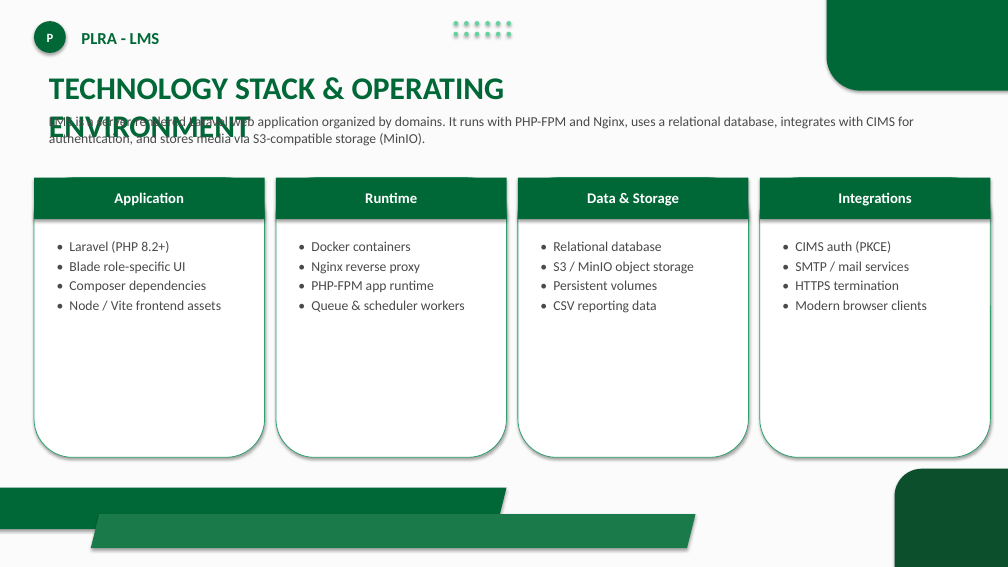
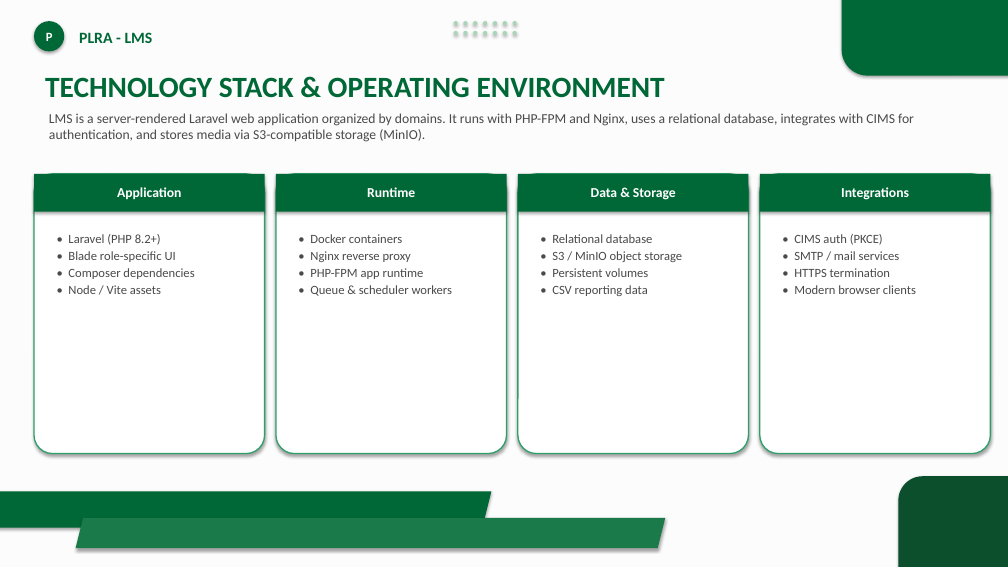
Before and after one commit to GulraizAhmed/GulraizAhmed, a slide deck: slide 17 of PLRA_LMS_Presentation.pptx. Drawn at 1008x567 pixels with LibreOffice and Linux fonts; fonts in the diff are those of the drawing. Boxes give left, top, right and bottom in pixels: in the first picture for what was removed or moved away, otherwise in the second. Text is boxed around its words. In the diff, an @@ line names an element or a change of style, - is before the commit and + after.

```diff
--- a/PLRA_LMS_Presentation.pptx
+++ b/PLRA_LMS_Presentation.pptx
@@ rectangle at <box>0,0,1008,567</box>: fill #FBFBFB to #FCFCFC @@
@@ ellipse "P" at <box>34,21,64,51</box>: less space between paragraphs @@
@@ text "PLRA - LMS" at <box>79,32,153,43</box>: size 16 to 15 pt; less space between paragraphs @@
@@ ellipse: place and size @@
-ellipse at <box>507,21,511,26</box>
+ellipse at <box>503,21,507,26</box>
@@ fill #66D2A0 to #A8D5B5 in 12 elements at <box>454,21,458,26</box>, <box>464,21,468,26</box>, <box>473,21,478,26</box>, <box>483,21,488,26</box>, <box>493,21,498,26</box>, <box>503,21,507,26</box>, <box>454,31,458,36</box>, <box>464,31,468,36</box>, <box>473,31,478,36</box>, <box>483,31,488,36</box>, <box>493,31,498,36</box>, <box>513,21,517,26</box> @@
@@ ellipse: place and size @@
-ellipse at <box>454,32,458,36</box>
+ellipse at <box>513,21,517,26</box>
@@ rounded rectangle: place and size @@
-rounded rectangle at <box>827,0,1008,91</box>
+rounded rectangle at <box>842,0,1008,76</box>
@@ rounded rectangle at <box>842,0,1008,76</box>: proportions changed @@
@@ 3 ellipses: place and size @@
-3 ellipses at <box>464,32,490,36</box>
+3 ellipses at <box>454,31,478,36</box>
@@ ellipse: place and size @@
-ellipse at <box>496,32,501,36</box>
+ellipse at <box>483,31,488,36</box>
@@ ellipse: place and size @@
-ellipse at <box>507,32,511,36</box>
+ellipse at <box>493,31,498,36</box>
@@ ellipse added at <box>503,31,507,36</box>, fill #A8D5B5 @@
@@ ellipse added at <box>513,31,517,36</box>, fill #A8D5B5 @@
@@ text "TECHNOLOGY STACK & OPERATING ENVIRONMENT" at <box>45,77,665,98</box>: size 30 to 28 pt; less space between paragraphs @@
@@ text "LMS is a server-rendered Laravel ..." at <box>49,113,914,142</box>: less space between paragraphs @@
@@ 4 texts, 4 rectangles, 4 rounded rectangles: place and size @@
-4 texts, 4 rectangles, 4 rounded rectangles at <box>34,178,991,457</box>
+4 texts, 4 rectangles, 4 rounded rectangles at <box>34,174,991,454</box>
@@ outline #2F9E6B 0.75 pt to #2F9E6B 1.25 pt; proportions changed in 4 elements at <box>34,174,265,454</box>, <box>276,174,507,454</box>, <box>518,174,749,454</box>, <box>760,174,991,454</box> @@
@@ size 14 to 13 pt; less space between paragraphs in 4 elements at <box>117,187,181,199</box>, <box>367,187,415,197</box>, <box>591,188,676,200</box>, <box>841,187,909,200</box> @@
@@ text at <box>68,234,194,279</box>: size 13 to 12 pt in "• Laravel (PHP 8.2+)", "• Blade role-specific UI", "• Composer dependencies"; less space between paragraphs @@
@@ size 13 to 12 pt; less space between paragraphs in 3 elements at <box>310,234,453,296</box>, <box>552,234,682,296</box>, <box>794,234,916,294</box> @@
@@ text at <box>68,285,161,294</box>: text changed; size 13 to 12 pt @@
-• Node / Vite frontend assets
+• Node / Vite assets
@@ rounded rectangle: place and size @@
-rounded rectangle at <box>895,469,1008,567</box>
+rounded rectangle at <box>898,476,1008,567</box>
@@ parallelogram: place and size @@
-parallelogram at <box>0,488,507,529</box>
+parallelogram at <box>0,492,492,528</box>
@@ parallelogram: place and size @@
-parallelogram at <box>91,514,696,548</box>
+parallelogram at <box>76,518,665,548</box>
```
Also in this commit, not shown: 17 other slides changed, 1 other file.
